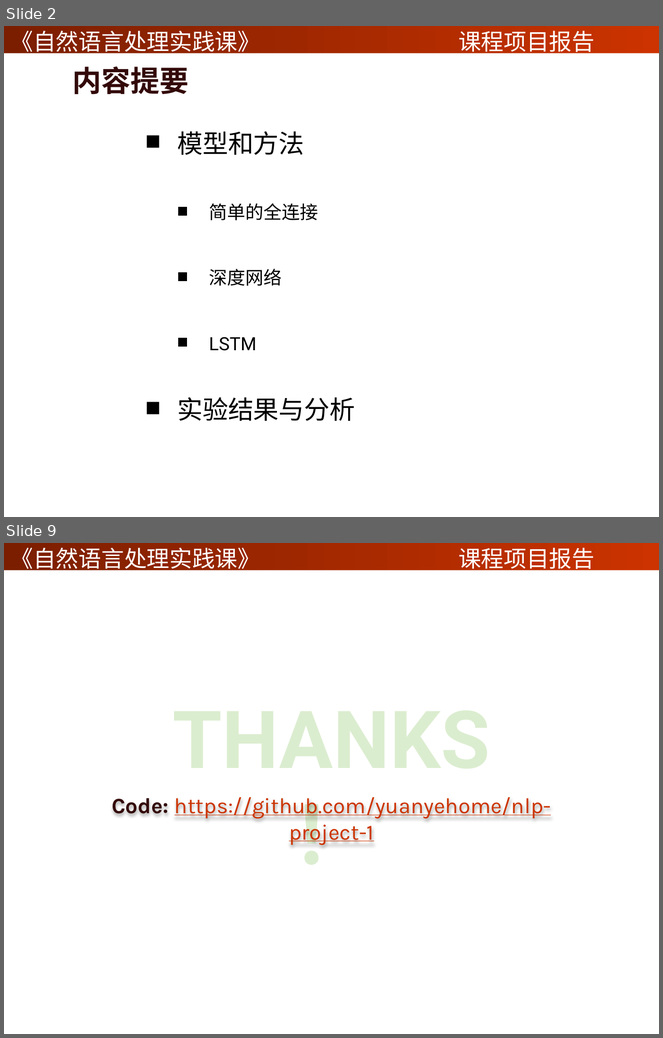
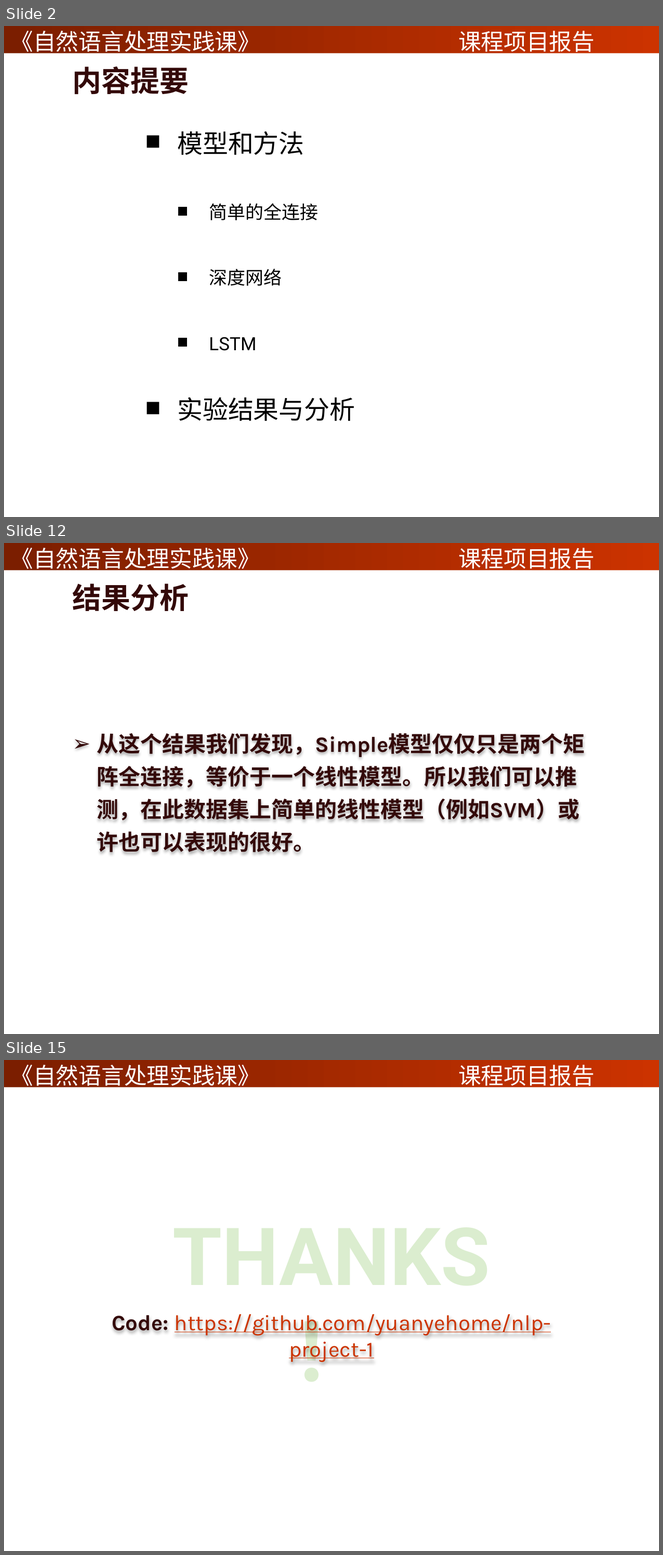
Before and after one commit to yuanyehome/nlp-project-1, a slide deck: report2.pptx. Shown one above the other, each under a label of ours: slides 2 and 9 before the commit, slides 2, 12 and 15 after it; the slides between them are not shown. The pictures are 663x1038 and 663x1555 pixels, drawn with LibreOffice and Linux fonts; fonts in the diff are those of the drawing; background and template pictures are left out. Boxes give left, top, right and bottom in pixels: in the first picture for what was removed or moved away, otherwise in the second. Text is boxed around its words. In the diff, an @@ line names an element or a change of style, - is before the commit and + after.

```diff
--- a/report2.pptx
+++ b/report2.pptx
@@ slide 12 added at box(4, 543, 659, 1034), background picture (left out); not listed: 3 template elements that a slide beside it also shows @@
@@ title added at box(73, 584, 189, 611), 32 pt, text #330909, bold @@
+结果分析
@@ text added at box(97, 733, 585, 852), 24 pt, text #330909, bold @@
+➢ 从这个结果我们发现，Simple模型仅仅只是两个矩阵全连接，等价于一个线性模型。所以我们可以推测，在此数据集上简单的线性模型（例如SVM）或许也可以表现的很好。
@@ what was slide 9 is now slide 15 @@
```
Also in this commit, not shown: 6 slides changed, 5 other slides added.
